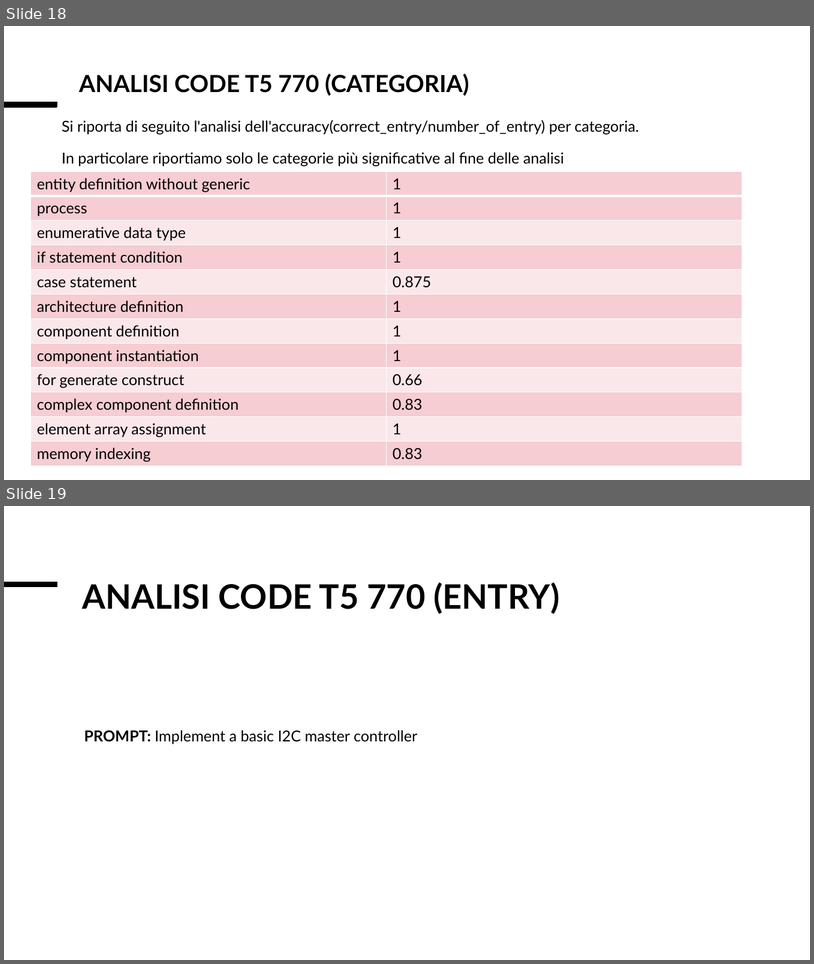
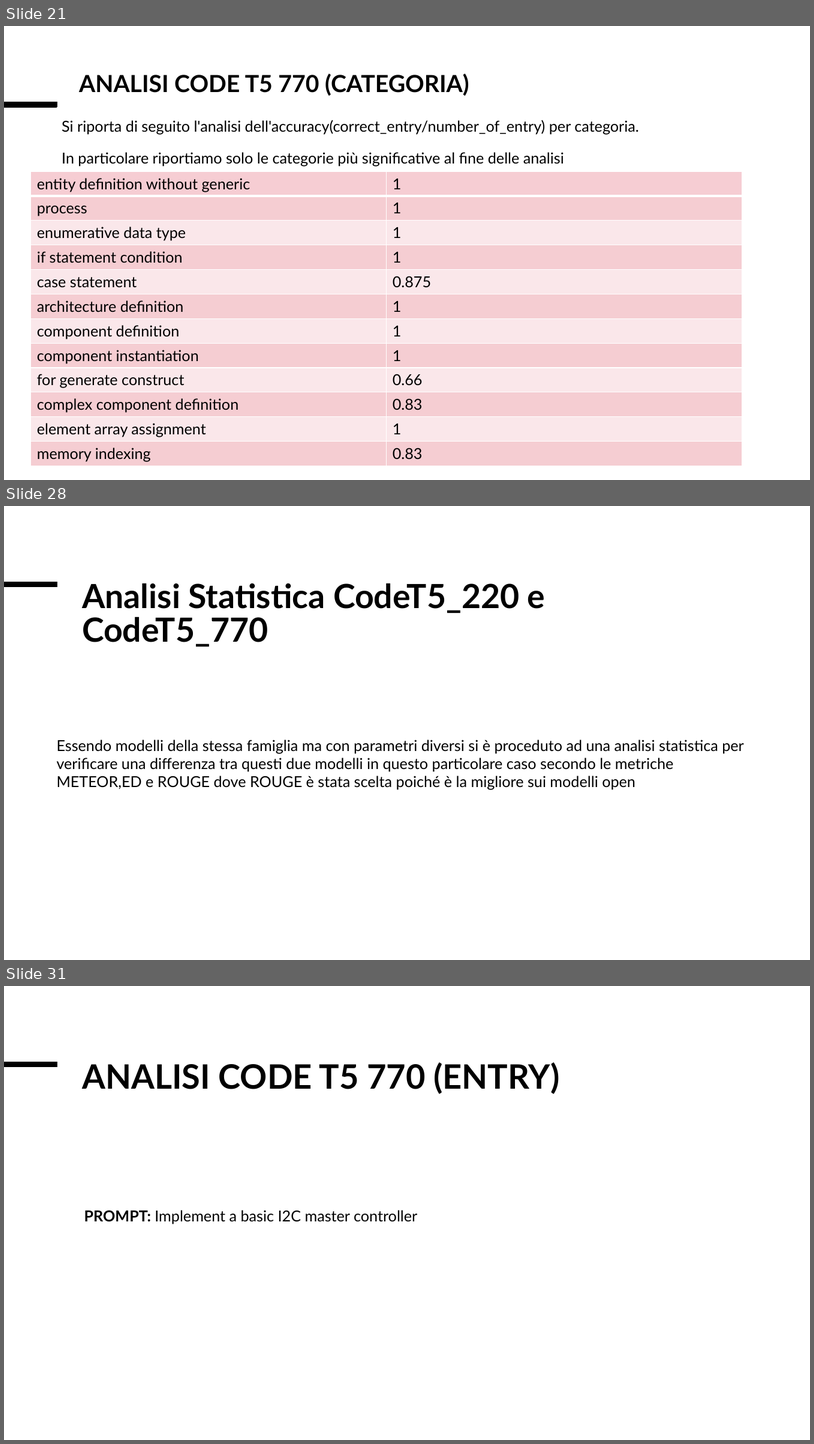
Before and after one commit to Simpronic/Tesi_Generatore_VHDL, a slide deck: altro/Presentazione_risultati.pptx. Shown one above the other, each under a label of ours: slides 18 and 19 before the commit, slides 21, 28 and 31 after it; the slides between them are not shown. The pictures are 814x964 and 814x1444 pixels, drawn with LibreOffice and Linux fonts; fonts in the diff are those of the drawing. Boxes give left, top, right and bottom in pixels: in the first picture for what was removed or moved away, otherwise in the second. Text is boxed around its words. In the diff, an @@ line names an element or a change of style, - is before the commit and + after.

```diff
--- a/altro/Presentazione_risultati.pptx
+++ b/altro/Presentazione_risultati.pptx
@@ slide 28 added at bbox=[4, 506, 810, 960], background #FFFFFF; not listed: 1 template element that a slide beside it also shows @@
@@ title added at bbox=[82, 583, 546, 646], 39.6 pt, text #000000, bold @@
+Analisi Statistica CodeT5_220 e CodeT5_770
@@ text added at bbox=[57, 739, 744, 790], 18 pt, text #000000 @@
+Essendo modelli della stessa famiglia ma con parametri diversi si è proceduto ad una analisi statistica per verificare una differenza tra questi due modelli in questo particolare caso secondo le metriche METEOR,ED e ROUGE dove ROUGE è stata scelta poiché è la migliore sui modelli open
@@ what was slide 18 is now slide 21 @@
@@ what was slide 19 is now slide 31 @@
```
Also in this commit, not shown: 5 slides changed, 10 other slides added, 1 slide removed, 3 other files.
